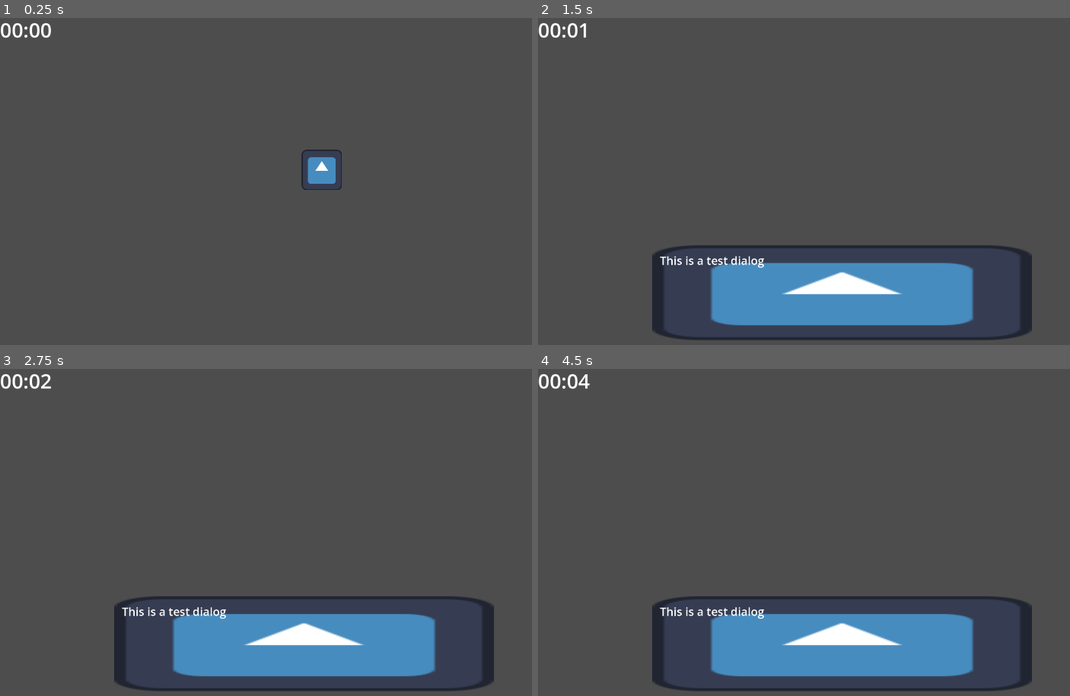
Above: before the commit, frames 1-4 (two rows, left to right).
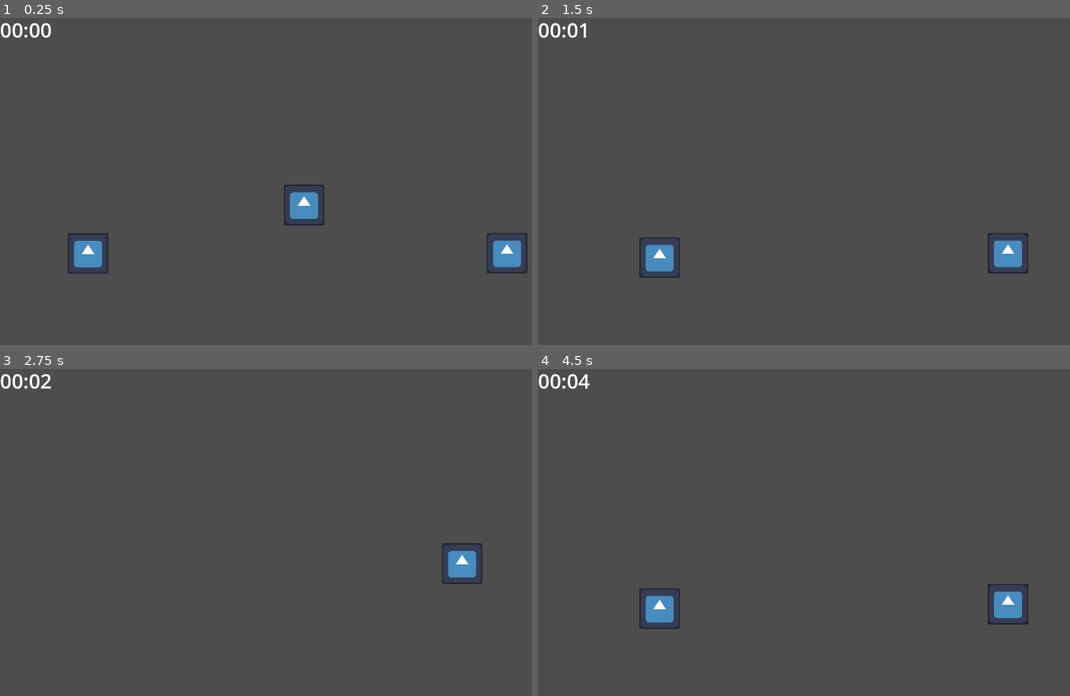
Above: after the commit, the same moments.

Repository: BK3000gamer/Hysterical-Hourglass-Shovel-Jam-2025
Game: Godot game, scene res://Levels/Rooms/living_room.tscn
Same seed, same stepped clock (60 frames per second), same inputs: the game is played once before the commit and once after it. Before the commit the project starts from res://Levels/main.tscn. The engine's default icon, where the game draws it, is replaced by a stand-in: a white triangle on a blue panel in a dark square.
Inputs (mouse positions are in pixels of both pictures, inside the frame that each line leads up to):
- Up to frame 1 (0.25 s): no input
- Up to frame 2 (1.5 s): click (857, 168) at 0.52 s; click (1043, 253) at 1.27 s
- Up to frame 3 (2.75 s): click (468, 604) at 2.02 s
- Up to frame 4 (4.5 s): click (1000, 565) at 2.77 s; click (1006, 604) at 3.52 s; click (1000, 565) at 4.27 s

The runs differ from the first frame. In frame 1, 2.3% of the frame differs, in the area x 12-100%, y 40-79%; in frame 2, 13%, in the area x 19-93%, y 65-99%; in frame 3, 13%; in frame 4, 13%.

Commit message:
created and connected rooms

Diff:
--- /dev/null
+++ b/new-game-project/Entities/door.gd
@@ -0,0 +1,6 @@
+extends Node2D
+
+@export_file("*.tscn") var room: String
+
+func _on_button_button_down() -> void:
+	get_tree().change_scene_to_file(room)
--- /dev/null
+++ b/new-game-project/Entities/door.tscn
@@ -0,0 +1,18 @@
+[gd_scene load_steps=3 format=3 uid="uid://di2d02gnsw83d"]
+
+[ext_resource type="Texture2D" uid="uid://bva8xh5n0052b" path="res://icon.svg" id="1_8i3vg"]
+[ext_resource type="Script" uid="uid://bfq4y1eduyxli" path="res://Entities/door.gd" id="1_eoj8k"]
+
+[node name="Door" type="Node2D"]
+script = ExtResource("1_eoj8k")
+
+[node name="Button" type="Button" parent="."]
+offset_left = -64.0
+offset_top = -64.0
+offset_right = 64.0
+offset_bottom = 64.0
+
+[node name="Sprite2D" type="Sprite2D" parent="."]
+texture = ExtResource("1_8i3vg")
+
+[connection signal="button_down" from="Button" to="." method="_on_button_button_down"]
--- a/new-game-project/Entities/Objects/object.tscn
+++ b/new-game-project/Entities/object.tscn
@@ -1,6 +1,6 @@
 [gd_scene load_steps=3 format=3 uid="uid://cftividt0qd6b"]
 
-[ext_resource type="Script" uid="uid://ddi64m7d7sb4t" path="res://Entities/Objects/object.gd" id="1_r3ug6"]
+[ext_resource type="Script" uid="uid://ddi64m7d7sb4t" path="res://Entities/object.gd" id="1_r3ug6"]
 [ext_resource type="Texture2D" uid="uid://bva8xh5n0052b" path="res://icon.svg" id="2_xlh86"]
 
 [node name="Objecct" type="Node2D"]
--- a/new-game-project/Entities/Tasks/task_object.tscn
+++ b/new-game-project/Entities/task_object.tscn
@@ -1,6 +1,6 @@
 [gd_scene load_steps=3 format=3 uid="uid://d0lbuyi5bs18u"]
 
-[ext_resource type="Script" uid="uid://bln8n7cj31uja" path="res://Entities/Tasks/task_object.gd" id="1_0gnj1"]
+[ext_resource type="Script" uid="uid://bln8n7cj31uja" path="res://Entities/task_object.gd" id="1_0gnj1"]
 [ext_resource type="Texture2D" uid="uid://bva8xh5n0052b" path="res://icon.svg" id="2_myy5h"]
 
 [node name="Task Object" type="Node2D"]
--- /dev/null
+++ b/new-game-project/Levels/Rooms/1_st_floor.tscn
@@ -0,0 +1,22 @@
+[gd_scene load_steps=4 format=3 uid="uid://dafpxex175r24"]
+
+[ext_resource type="Script" uid="uid://dfrts4mmbagjl" path="res://Levels/room.gd" id="1_jagaf"]
+[ext_resource type="PackedScene" uid="uid://di2d02gnsw83d" path="res://Entities/door.tscn" id="2_6le83"]
+[ext_resource type="PackedScene" uid="uid://cm10bkdq5b4in" path="res://UI/timer_ui.tscn" id="3_wxgsl"]
+
+[node name="1st Floor" type="Node2D"]
+script = ExtResource("1_jagaf")
+metadata/_custom_type_script = "uid://dfrts4mmbagjl"
+
+[node name="Timer UI" parent="." instance=ExtResource("3_wxgsl")]
+
+[node name="Living Room Door" parent="." instance=ExtResource("2_6le83")]
+position = Vector2(781, 508)
+room = "uid://d2pfqdgmod8yk"
+
+[node name="Frontyard Door" parent="." instance=ExtResource("2_6le83")]
+position = Vector2(1511, 608)
+room = "uid://bj1ksxf7fwjtb"
+
+[node name="2nd Floor Door" parent="." instance=ExtResource("2_6le83")]
+room = "uid://6hbswx1wbmqk"
--- /dev/null
+++ b/new-game-project/Levels/Rooms/2_nd_floor.tscn
@@ -0,0 +1,27 @@
+[gd_scene load_steps=4 format=3 uid="uid://6hbswx1wbmqk"]
+
+[ext_resource type="Script" uid="uid://dfrts4mmbagjl" path="res://Levels/room.gd" id="1_0fxqt"]
+[ext_resource type="PackedScene" uid="uid://cm10bkdq5b4in" path="res://UI/timer_ui.tscn" id="2_faqrc"]
+[ext_resource type="PackedScene" uid="uid://di2d02gnsw83d" path="res://Entities/door.tscn" id="3_sw1ej"]
+
+[node name="2nd Floor" type="Node2D"]
+script = ExtResource("1_0fxqt")
+metadata/_custom_type_script = "uid://dfrts4mmbagjl"
+
+[node name="Timer UI" parent="." instance=ExtResource("2_faqrc")]
+
+[node name="1st Floor Door" parent="." instance=ExtResource("3_sw1ej")]
+position = Vector2(960, 599)
+room = "uid://dafpxex175r24"
+
+[node name="Bed Room Door" parent="." instance=ExtResource("3_sw1ej")]
+position = Vector2(615, 634)
+room = "uid://bstqgq8pxmtjo"
+
+[node name="Office Door" parent="." instance=ExtResource("3_sw1ej")]
+position = Vector2(1506, 637)
+room = "uid://cbuwpm0vjltfd"
+
+[node name="Attic Door" parent="." instance=ExtResource("3_sw1ej")]
+position = Vector2(176, 712)
+room = "uid://du2qc05q0fqbs"
--- /dev/null
+++ b/new-game-project/Levels/Rooms/attic.tscn
@@ -0,0 +1,15 @@
+[gd_scene load_steps=4 format=3 uid="uid://du2qc05q0fqbs"]
+
+[ext_resource type="Script" uid="uid://dfrts4mmbagjl" path="res://Levels/room.gd" id="1_dacy4"]
+[ext_resource type="PackedScene" uid="uid://cm10bkdq5b4in" path="res://UI/timer_ui.tscn" id="2_djf5a"]
+[ext_resource type="PackedScene" uid="uid://di2d02gnsw83d" path="res://Entities/door.tscn" id="3_pgaj6"]
+
+[node name="Attic" type="Node2D"]
+script = ExtResource("1_dacy4")
+metadata/_custom_type_script = "uid://dfrts4mmbagjl"
+
+[node name="Timer UI" parent="." instance=ExtResource("2_djf5a")]
+
+[node name="2nd Floor Door" parent="." instance=ExtResource("3_pgaj6")]
+position = Vector2(910, 518)
+room = "uid://6hbswx1wbmqk"
--- /dev/null
+++ b/new-game-project/Levels/Rooms/backyard.tscn
@@ -0,0 +1,23 @@
+[gd_scene load_steps=4 format=3 uid="uid://c0noph186iboi"]
+
+[ext_resource type="Script" uid="uid://dfrts4mmbagjl" path="res://Levels/room.gd" id="1_isixs"]
+[ext_resource type="PackedScene" uid="uid://di2d02gnsw83d" path="res://Entities/door.tscn" id="2_voe63"]
+[ext_resource type="PackedScene" uid="uid://cm10bkdq5b4in" path="res://UI/timer_ui.tscn" id="3_opbri"]
+
+[node name="Backyard" type="Node2D"]
+script = ExtResource("1_isixs")
+metadata/_custom_type_script = "uid://dfrts4mmbagjl"
+
+[node name="Timer UI" parent="." instance=ExtResource("3_opbri")]
+
+[node name="Living Room Door" parent="." instance=ExtResource("2_voe63")]
+position = Vector2(1484, 751)
+room = "uid://d2pfqdgmod8yk"
+
+[node name="Kitchen Door" parent="." instance=ExtResource("2_voe63")]
+position = Vector2(384, 765)
+room = "uid://dghm0atvqrg70"
+
+[node name="Basement Door" parent="." instance=ExtResource("2_voe63")]
+position = Vector2(1484, 751)
+room = "uid://dgx1imjkfolew"
--- /dev/null
+++ b/new-game-project/Levels/Rooms/basement.tscn
@@ -0,0 +1,15 @@
+[gd_scene load_steps=4 format=3 uid="uid://dgx1imjkfolew"]
+
+[ext_resource type="Script" uid="uid://dfrts4mmbagjl" path="res://Levels/room.gd" id="1_m80o0"]
+[ext_resource type="PackedScene" uid="uid://cm10bkdq5b4in" path="res://UI/timer_ui.tscn" id="2_fl2u4"]
+[ext_resource type="PackedScene" uid="uid://di2d02gnsw83d" path="res://Entities/door.tscn" id="3_fl2u4"]
+
+[node name="Basement" type="Node2D"]
+script = ExtResource("1_m80o0")
+metadata/_custom_type_script = "uid://dfrts4mmbagjl"
+
+[node name="Timer UI" parent="." instance=ExtResource("2_fl2u4")]
+
+[node name="Backyard Door" parent="." instance=ExtResource("3_fl2u4")]
+position = Vector2(1459, 623)
+room = "uid://c0noph186iboi"
--- /dev/null
+++ b/new-game-project/Levels/Rooms/bed_room.tscn
@@ -0,0 +1,15 @@
+[gd_scene load_steps=4 format=3 uid="uid://bstqgq8pxmtjo"]
+
+[ext_resource type="Script" uid="uid://dfrts4mmbagjl" path="res://Levels/room.gd" id="1_j7fuh"]
+[ext_resource type="PackedScene" uid="uid://di2d02gnsw83d" path="res://Entities/door.tscn" id="2_5gxq6"]
+[ext_resource type="PackedScene" uid="uid://cm10bkdq5b4in" path="res://UI/timer_ui.tscn" id="3_qyvv1"]
+
+[node name="Bed Room" type="Node2D"]
+script = ExtResource("1_j7fuh")
+metadata/_custom_type_script = "uid://dfrts4mmbagjl"
+
+[node name="Timer UI" parent="." instance=ExtResource("3_qyvv1")]
+
+[node name="2nd Floor Door" parent="." instance=ExtResource("2_5gxq6")]
+position = Vector2(1010, 488)
+room = "uid://6hbswx1wbmqk"
--- /dev/null
+++ b/new-game-project/Levels/Rooms/frontyard.tscn
@@ -0,0 +1,15 @@
+[gd_scene load_steps=4 format=3 uid="uid://bj1ksxf7fwjtb"]
+
+[ext_resource type="Script" uid="uid://dfrts4mmbagjl" path="res://Levels/room.gd" id="1_xqlna"]
+[ext_resource type="PackedScene" uid="uid://cm10bkdq5b4in" path="res://UI/timer_ui.tscn" id="2_1vp4a"]
+[ext_resource type="PackedScene" uid="uid://di2d02gnsw83d" path="res://Entities/door.tscn" id="3_o6654"]
+
+[node name="Frontyard" type="Node2D"]
+script = ExtResource("1_xqlna")
+metadata/_custom_type_script = "uid://dfrts4mmbagjl"
+
+[node name="Timer UI" parent="." instance=ExtResource("2_1vp4a")]
+
+[node name="1st Floor Door" parent="." instance=ExtResource("3_o6654")]
+position = Vector2(960, 599)
+room = "uid://dafpxex175r24"
--- /dev/null
+++ b/new-game-project/Levels/Rooms/kitchen.tscn
@@ -0,0 +1,19 @@
+[gd_scene load_steps=4 format=3 uid="uid://dghm0atvqrg70"]
+
+[ext_resource type="Script" uid="uid://dfrts4mmbagjl" path="res://Levels/room.gd" id="1_4nm3x"]
+[ext_resource type="PackedScene" uid="uid://di2d02gnsw83d" path="res://Entities/door.tscn" id="2_yqpqd"]
+[ext_resource type="PackedScene" uid="uid://cm10bkdq5b4in" path="res://UI/timer_ui.tscn" id="3_6lrkq"]
+
+[node name="Kitchen" type="Node2D"]
+script = ExtResource("1_4nm3x")
+metadata/_custom_type_script = "uid://dfrts4mmbagjl"
+
+[node name="Timer UI" parent="." instance=ExtResource("3_6lrkq")]
+
+[node name="Living Room Door" parent="." instance=ExtResource("2_yqpqd")]
+position = Vector2(367, 636)
+room = "uid://d2pfqdgmod8yk"
+
+[node name="Backyard Door" parent="." instance=ExtResource("2_yqpqd")]
+position = Vector2(1459, 623)
+room = "uid://c0noph186iboi"
--- /dev/null
+++ b/new-game-project/Levels/Rooms/living_room.tscn
@@ -0,0 +1,23 @@
+[gd_scene load_steps=4 format=3 uid="uid://d2pfqdgmod8yk"]
+
+[ext_resource type="Script" uid="uid://dfrts4mmbagjl" path="res://Levels/room.gd" id="1_dylc0"]
+[ext_resource type="PackedScene" uid="uid://cm10bkdq5b4in" path="res://UI/timer_ui.tscn" id="2_u4uyh"]
+[ext_resource type="PackedScene" uid="uid://di2d02gnsw83d" path="res://Entities/door.tscn" id="3_8df2k"]
+
+[node name="Living Room" type="Node2D"]
+script = ExtResource("1_dylc0")
+metadata/_custom_type_script = "uid://dfrts4mmbagjl"
+
+[node name="Timer UI" parent="." instance=ExtResource("2_u4uyh")]
+
+[node name="Backyard Door" parent="." instance=ExtResource("3_8df2k")]
+position = Vector2(1601, 751)
+room = "uid://c0noph186iboi"
+
+[node name="Kitchen Door" parent="." instance=ExtResource("3_8df2k")]
+position = Vector2(278, 752)
+room = "uid://dghm0atvqrg70"
+
+[node name="1st Floor Door" parent="." instance=ExtResource("3_8df2k")]
+position = Vector2(960, 599)
+room = "uid://dafpxex175r24"
--- /dev/null
+++ b/new-game-project/Levels/Rooms/office.tscn
@@ -0,0 +1,14 @@
+[gd_scene load_steps=4 format=3 uid="uid://cbuwpm0vjltfd"]
+
+[ext_resource type="Script" uid="uid://dfrts4mmbagjl" path="res://Levels/room.gd" id="1_lin51"]
+[ext_resource type="PackedScene" uid="uid://cm10bkdq5b4in" path="res://UI/timer_ui.tscn" id="2_f7np1"]
+[ext_resource type="PackedScene" uid="uid://di2d02gnsw83d" path="res://Entities/door.tscn" id="3_o7mkb"]
+
+[node name="Office" type="Node2D"]
+script = ExtResource("1_lin51")
+metadata/_custom_type_script = "uid://dfrts4mmbagjl"
+
+[node name="Timer UI" parent="." instance=ExtResource("2_f7np1")]
+
+[node name="2nd Floor Door" parent="." instance=ExtResource("3_o7mkb")]
+room = "uid://6hbswx1wbmqk"
--- a/new-game-project/Levels/main.tscn
+++ b/new-game-project/Levels/main.tscn
@@ -1,6 +1,6 @@
 [gd_scene load_steps=3 format=3 uid="uid://blcqrc3busryj"]
 
-[ext_resource type="PackedScene" uid="uid://d0lbuyi5bs18u" path="res://Entities/Tasks/task_object.tscn" id="1_gnif3"]
+[ext_resource type="PackedScene" uid="uid://d0lbuyi5bs18u" path="res://Entities/task_object.tscn" id="1_gnif3"]
 [ext_resource type="PackedScene" uid="uid://cm10bkdq5b4in" path="res://UI/timer_ui.tscn" id="2_gnif3"]
 
 [node name="Main" type="Node2D"]
--- /dev/null
+++ b/new-game-project/Levels/room.gd
@@ -0,0 +1,7 @@
+extends Node2D
+class_name Rooms
+
+@export var dialogKey: String = ""
+
+func _ready() -> void:
+	SignalBus.emit_signal("display_dialog", dialogKey)
--- /dev/null
+++ b/new-game-project/Levels/room.tscn
@@ -0,0 +1,6 @@
+[gd_scene load_steps=2 format=3 uid="uid://i8xc8it18w0r"]
+
+[ext_resource type="Script" uid="uid://dfrts4mmbagjl" path="res://Levels/room.gd" id="1_cqbng"]
+
+[node name="Room" type="Node2D"]
+script = ExtResource("1_cqbng")
--- a/new-game-project/Entities/Tasks/task.tscn
+++ b/new-game-project/Levels/task.tscn
@@ -1,6 +1,6 @@
 [gd_scene load_steps=4 format=3 uid="uid://d4b060mr5pq2d"]
 
-[ext_resource type="Script" uid="uid://gtgw2e6juj6o" path="res://Entities/Tasks/task.gd" id="1_0gnj1"]
+[ext_resource type="Script" uid="uid://gtgw2e6juj6o" path="res://Levels/task.gd" id="1_0gnj1"]
 [ext_resource type="PackedScene" uid="uid://db6kod2ebfgs" path="res://UI/dialog_player.tscn" id="2_0gnj1"]
 [ext_resource type="PackedScene" uid="uid://cm10bkdq5b4in" path="res://UI/timer_ui.tscn" id="3_myy5h"]
 
--- a/new-game-project/project.godot
+++ b/new-game-project/project.godot
@@ -11,7 +11,7 @@
 [application]
 
 config/name="Shovel Jam 2025"
-run/main_scene="uid://blcqrc3busryj"
+run/main_scene="uid://d2pfqdgmod8yk"
 config/features=PackedStringArray("4.4", "Forward Plus")
 config/icon="res://icon.svg"
 
Not shown, added: new-game-project/Entities/door.gd.uid
Renamed: new-game-project/Entities/Objects/object.gd -> new-game-project/Entities/object.gd
Renamed: new-game-project/Entities/Objects/object.gd.uid -> new-game-project/Entities/object.gd.uid
Renamed: new-game-project/Entities/Tasks/task_object.gd -> new-game-project/Entities/task_object.gd
Renamed: new-game-project/Entities/Tasks/task_object.gd.uid -> new-game-project/Entities/task_object.gd.uid
Not shown, added: new-game-project/Levels/room.gd.uid
Renamed: new-game-project/Entities/Tasks/task.gd -> new-game-project/Levels/task.gd
Renamed: new-game-project/Entities/Tasks/task.gd.uid -> new-game-project/Levels/task.gd.uid
Not shown, added: Untitled-2025-07-12-1618.excalidraw
